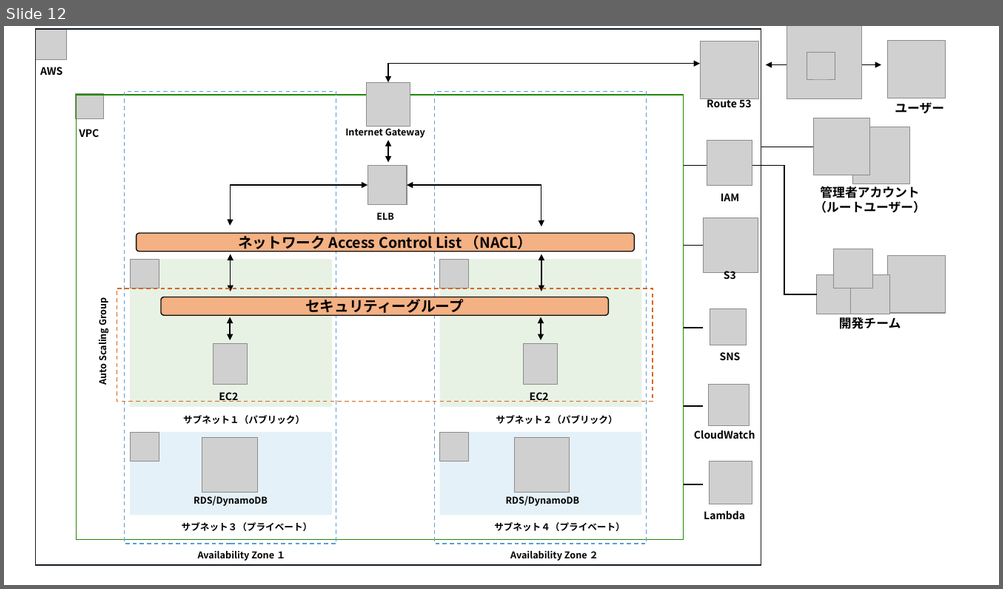
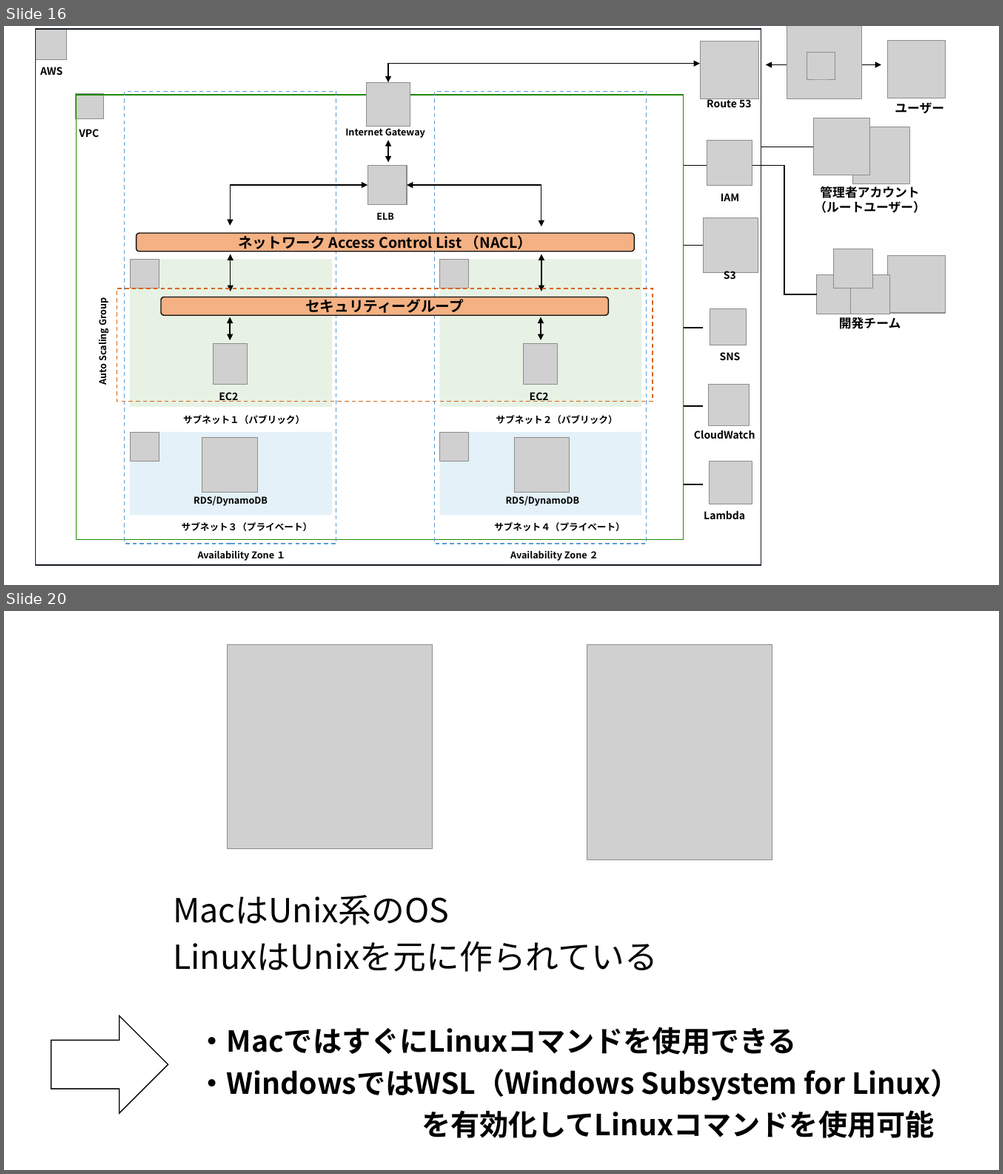
Before and after one commit to Mutsumix/aws-workshop, a slide deck: Day1/AWS-Architecture.pptx. Shown one above the other, each under a label of ours: slide 12 before the commit, slides 16 and 20 after it; the slides between them are not shown. The pictures are 1003x589 and 1003x1174 pixels, drawn with LibreOffice and Linux fonts; fonts in the diff are those of the drawing; grey boxes stand for pictures. Boxes give left, top, right and bottom in pixels: in the first picture for what was removed or moved away, otherwise in the second. Text is boxed around its words. In the diff, an @@ line names an element or a change of style, - is before the commit and + after.

```diff
--- a/Day1/AWS-Architecture.pptx
+++ b/Day1/AWS-Architecture.pptx
@@ slide 20 added at (x1=4, y1=611, x2=999, y2=1170), background #FFFFFF @@
@@ picture added at (x1=227, y1=644, x2=432, y2=849) @@
@@ picture added at (x1=586, y1=644, x2=772, y2=860) @@
@@ text added at (x1=173, y1=895, x2=657, y2=972), 32 pt, text #000000 @@
+MacはUnix系のOS
+LinuxはUnixを元に作られている
@@ down arrow added at (x1=51, y1=1017, x2=168, y2=1113), outline #000000 1 pt @@
@@ text added at (x1=198, y1=1027, x2=959, y2=1139), 28 pt, text #000000, bold @@
+・MacではすぐにLinuxコマンドを使用できる
+・WindowsではWSL（Windows Subsystem for Linux）
+を有効化してLinuxコマンドを使用可能
@@ what was slide 12 is now slide 16 @@
```
Also in this commit, not shown: 3 slides changed, 9 other slides added.
